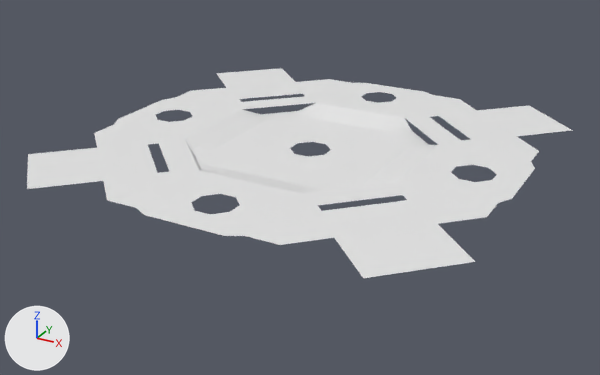
A saved change to the OBJ model graphics/BlenderModels/Models/ArenaCutUpFloors.obj.
Camera for both pictures: a camera (50 mm lens) standing at (46.9, -89.0, 40.2) and looking at (-1.1, -1.6, -3.5). Lighting does not change. The marker at lower left points along +X, +Y and +Z. Where no turn or scale is listed for an object, it has been applied to the vertices. Vertices at the same position are counted once.

Names of what the first picture shows: 'ArenaFloor'.
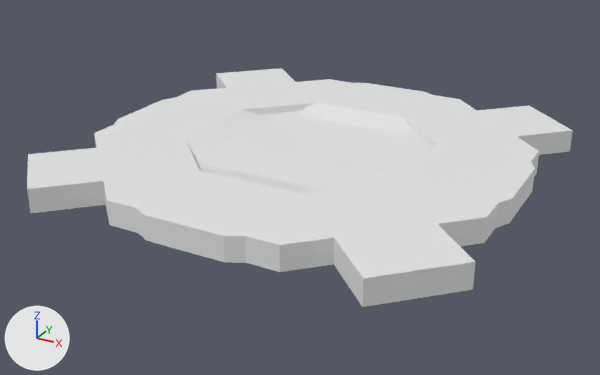
Changed parts and their boxes (x1, y1, x2, y2) in the pictures (600 x 375 px):
'ArenaFloor', reshaped (14% taller)
    before: (27, 68, 572, 278)
    after: (27, 68, 573, 307)
part 1 of me_arenafloor, added
    after: (27, 74, 573, 307)

Diff of the bpy script that builds the scene:
```diff
--- a/graphics/BlenderModels/Models/ArenaCutUpFloors.obj.py
+++ b/graphics/BlenderModels/Models/ArenaCutUpFloors.obj.py
@@ me_arenafloor @@
 # used by ob_arenafloor; location = (0.0, 0.0, 0.0)
-me_arenafloor.from_pydata(...)  # 725 vertices, 724 faces, 1 loose edge; spans x -30.0..28.0, y -28.0..30.0, z 1.0..5.0
+me_arenafloor.from_pydata(...)  # 1449 vertices, 1594 faces; spans x -30.0..28.0, y -28.0..30.0, z -2.0..2.0
+# me_arenafloor part 1: 725 vertices added at x -30.0..28.0, y -28.0..30.0, z -2.0..2.0
```
